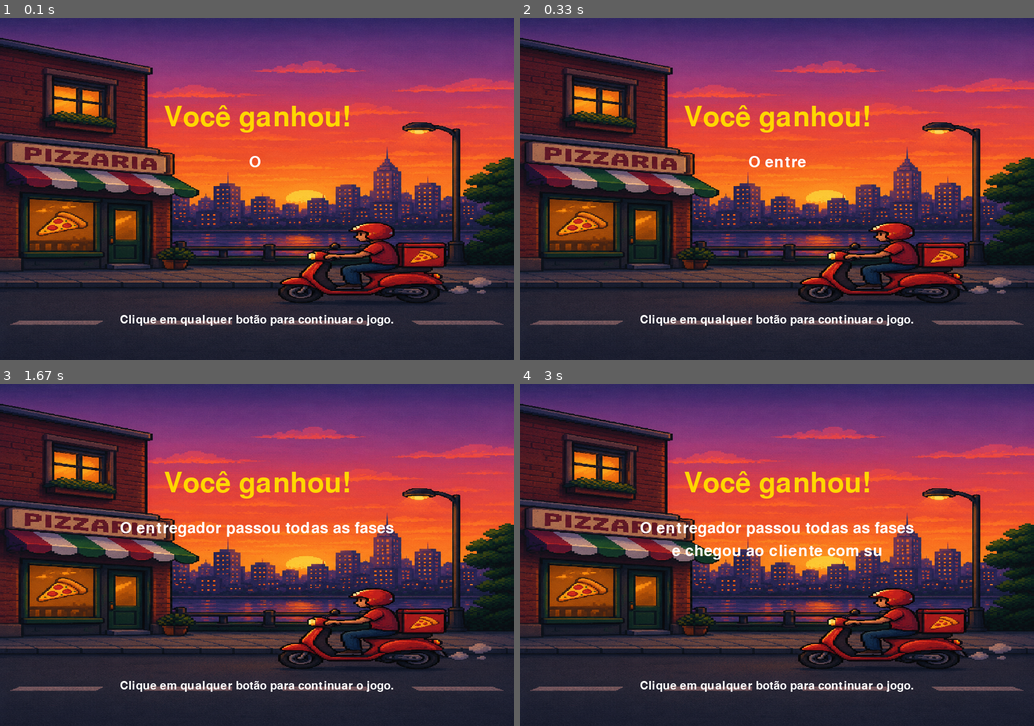
Above: before the commit, frames 1-4 (two rows, left to right).
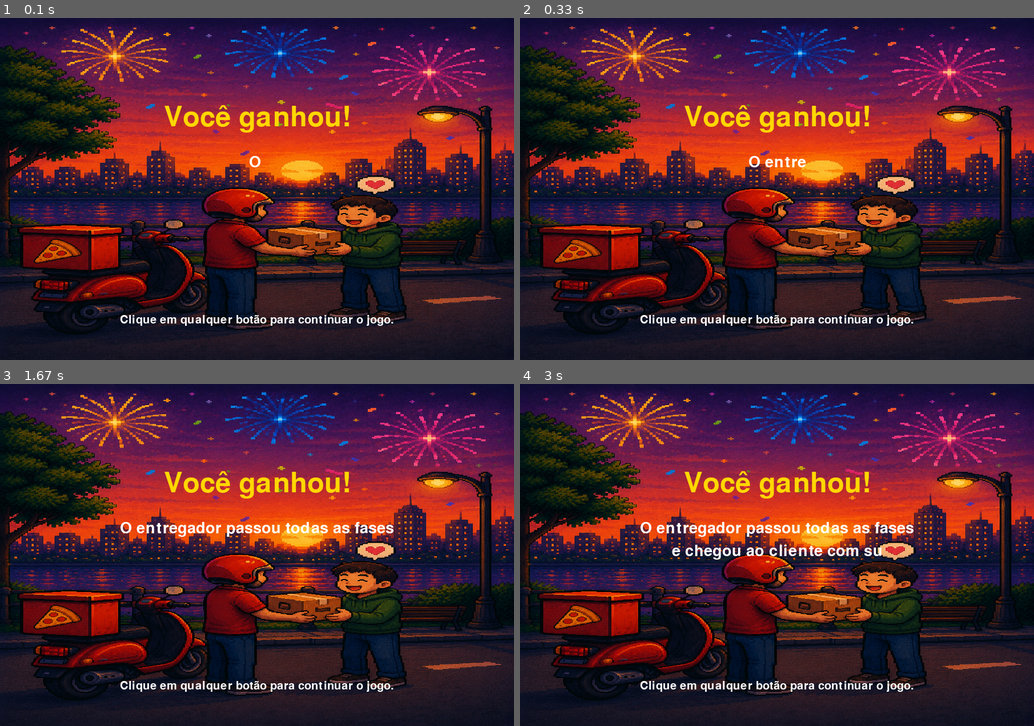
Above: after the commit, the same moments.

Repository: julienyinsper/PygameCERTO
Game: pygame game, started from ganhou.py
Two runs of this game, one before a commit and one after it. Both use one fixed random seed, a clock stepped at 60 frames per second and the inputs below.
Inputs (mouse positions are in pixels of both pictures, inside the frame that each line leads up to):
- Up to frame 1 (0.1 s): no input
- Up to frame 2 (0.33 s): no input
- Up to frame 3 (1.67 s): click (421, 544) at 0.4 s
- Up to frame 4 (3 s): no input

The runs differ from the first frame. In frame 1, 77% of the frame differs, in the area x 0-100%, y 0-100%; in frame 2, 77%; in frame 3, 77%; in frame 4, 76%.

Commit message:
imagem ganhou

Diff:
--- a/ganhou.py
+++ b/ganhou.py
@@ -11,7 +11,7 @@
 pygame.display.set_caption("Entregando")
 
 # Carrega imagem de fundo
-imagem_fundo = pygame.image.load('Assets/Imagens/fundo_inicio.png').convert()
+imagem_fundo = pygame.image.load('Assets/Imagens/Ganhou.png').convert()
 imagem_fundo = pygame.transform.scale(imagem_fundo, (WIDTH, HEIGHT))
 
 
Binary file added: Assets/Imagens/Ganhou.png
